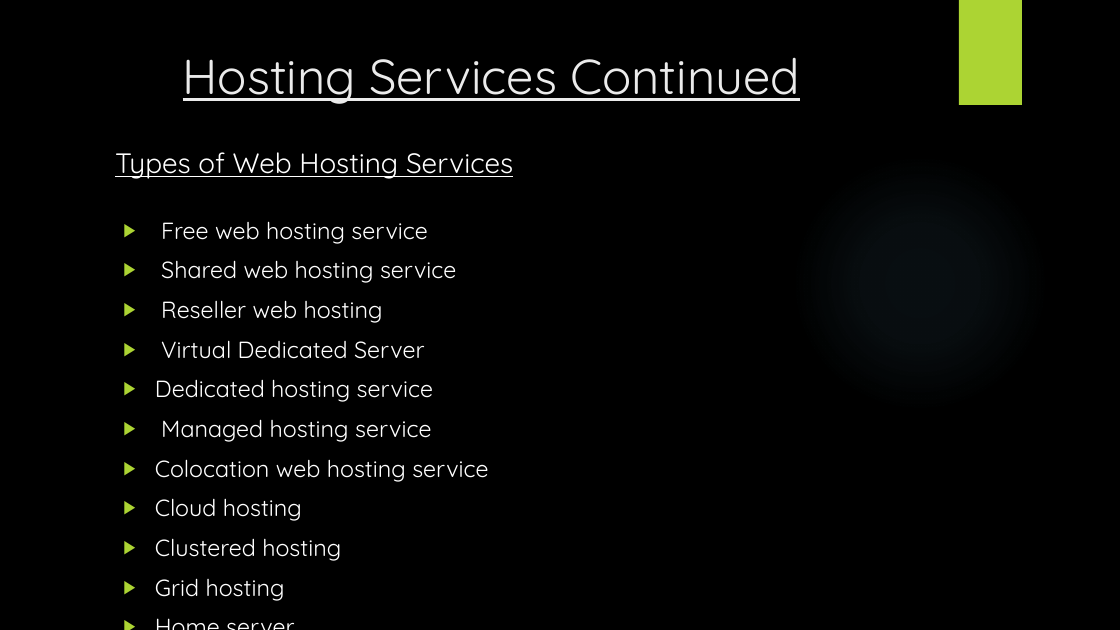
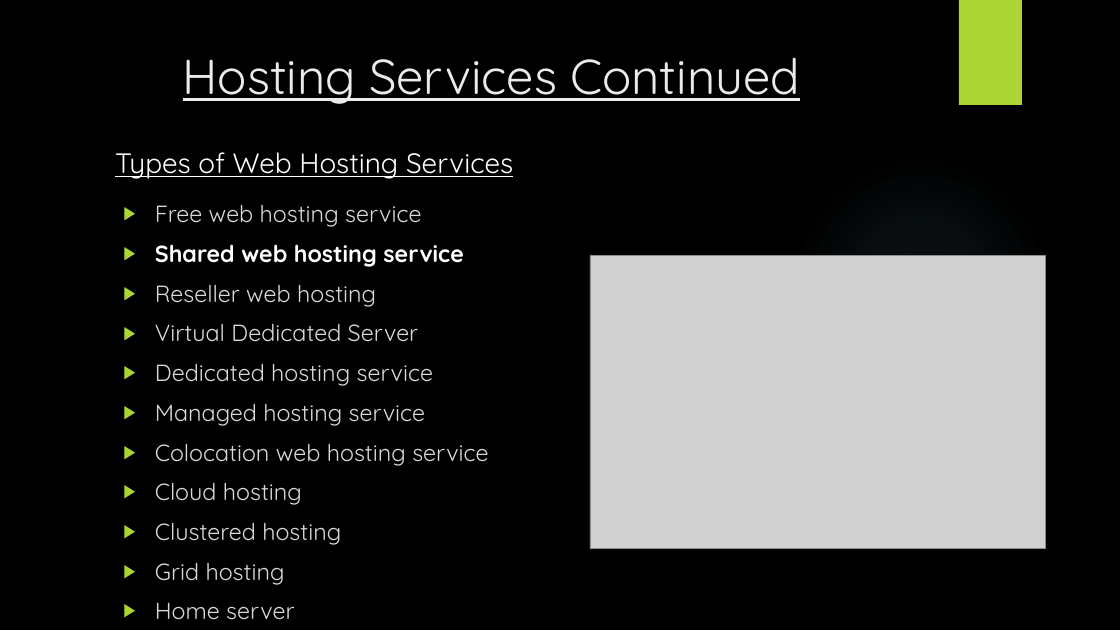
Before and after one commit to SAIT-OOSD-Team4/Group-Project, a slide deck: slide 5 of km3/KM3.pptx. Drawn at 1120x630 pixels with LibreOffice and Linux fonts; fonts in the diff are those of the drawing; grey boxes stand for pictures; background and template pictures are left out. Boxes give left, top, right and bottom in pixels: in the first picture for what was removed or moved away, otherwise in the second. Text is boxed around its words. In the diff, an @@ line names an element or a change of style, - is before the commit and + after.

```diff
--- a/km3/KM3.pptx
+++ b/km3/KM3.pptx
@@ text "Free web hosting service": place and size @@
-text "Free web hosting service" at [155, 221, 488, 601]
+text "Free web hosting service" at [155, 205, 488, 620]
@@ text "Free web hosting service" at [155, 205, 488, 620]: text colour #FFFFFF to #D9D9D9 in "Free web hosting service", "Reseller web hosting", "Virtual Dedicated Server", "Dedicated hosting service" and 6 more places; bold on in "Shared web hosting service" @@
@@ picture added at [590, 255, 1045, 549] @@
```
Also in this commit, not shown: 2 other slides changed, 2 slides added.
